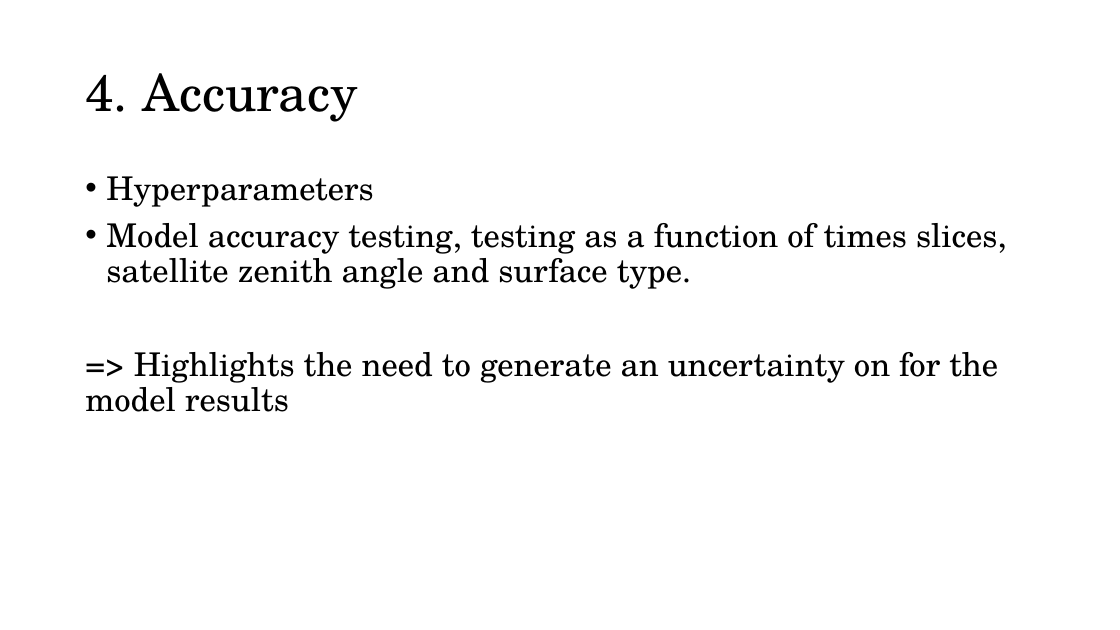
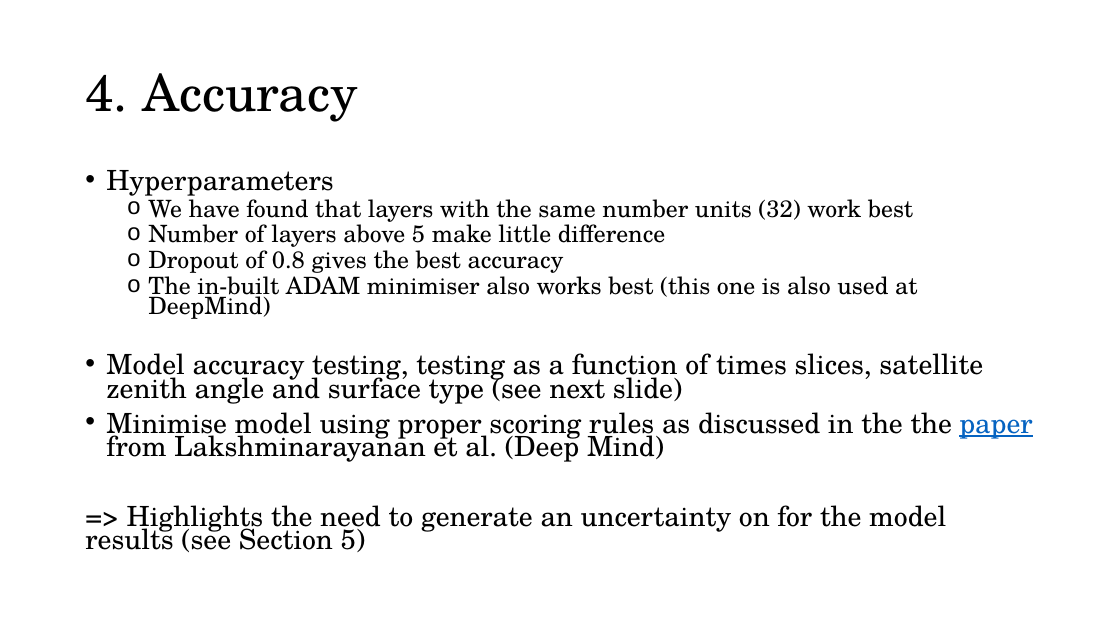
Before and after one commit to kenzaxtazi/cloud-id, a slide deck: slide 8 of Material_for_meeting_070119.pptx (slide 7 before the commit). Drawn at 1120x630 pixels with LibreOffice and Linux fonts; fonts in the diff are those of the drawing. Boxes give left, top, right and bottom in pixels: in the first picture for what was removed or moved away, otherwise in the second. Text is boxed around its words. In the diff, an @@ line names an element or a change of style, - is before the commit and + after.

Commit message:
updated

```diff
--- a/Material_for_meeting_070119.pptx
+++ b/Material_for_meeting_070119.pptx
@@ text at <box>106,170,333,196</box>: size 28 to 23.8 pt in "Hyperparameters"; line spacing 0.9 to 0.7 @@
@@ text at <box>85,193,1032,552</box>: text changed; size 28 to 23.8 pt @@
-• Model accuracy testing, testing as a function of times slices, satellite zenith angle and surface type.
-=> Highlights the need to generate an uncertainty on for the model results
+  o We have found that layers with the same number units (32) work best
+  o Number of layers above 5 make little difference
+  o Dropout of 0.8 gives the best accuracy
+  o The in-built ADAM minimiser also works best (this one is also used at DeepMind)
+• Model accuracy testing, testing as a function of times slices, satellite zenith angle and surface type (see next slide)
+• Minimise model using proper scoring rules as discussed in the the paper from Lakshminarayanan et al. (Deep Mind)
+=> Highlights the need to generate an uncertainty on for the model results (see Section 5)
```
Also in this commit, not shown: 7 other slides changed, 1 slide added, 1 slide removed.
